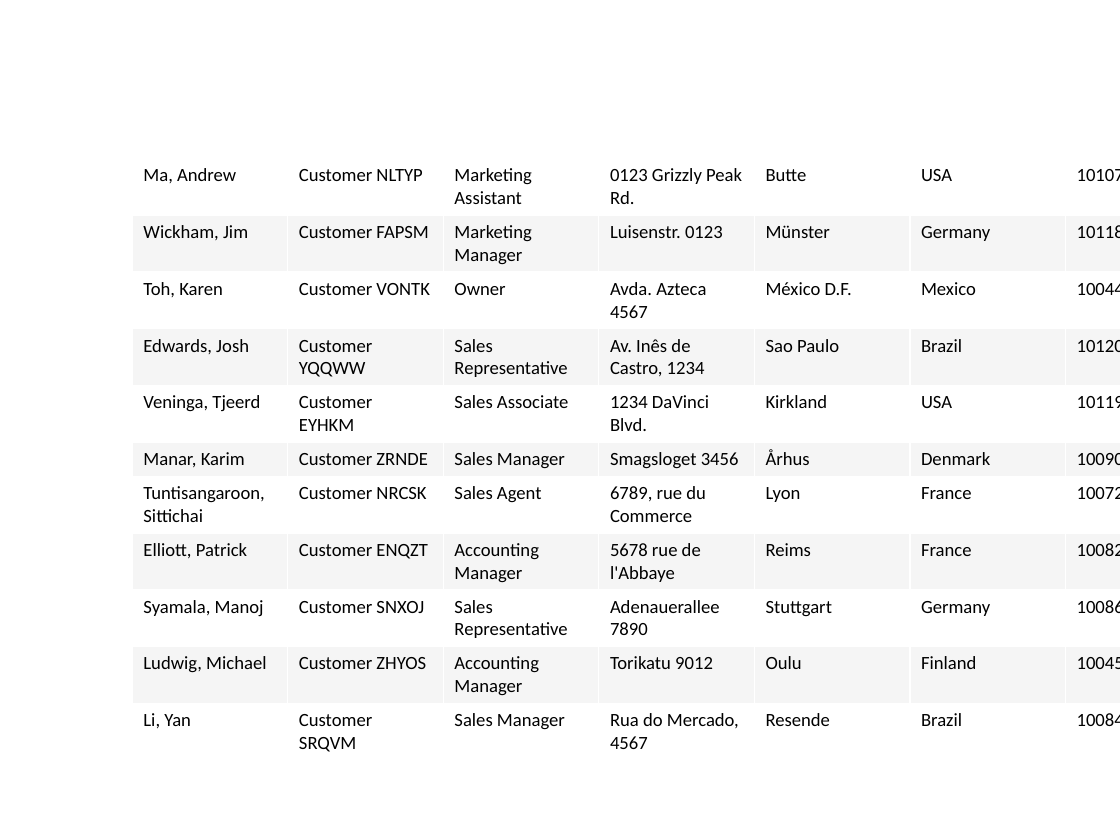
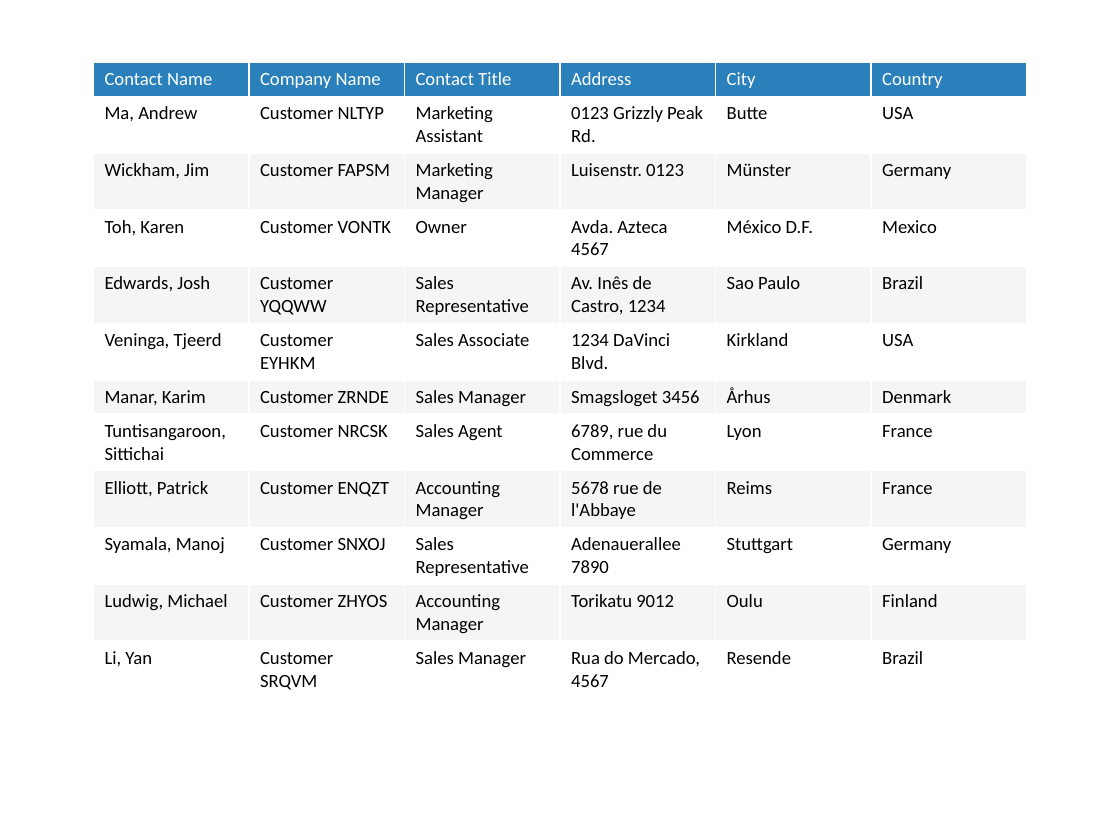
Before and after one commit to faisalsaleem101/FaisalSaleemWebApplication, a slide deck: slide 8 of Templates/UpdateExistingTable7.pptx. Drawn at 1120x840 pixels with LibreOffice and Linux fonts; fonts in the diff are those of the drawing. Boxes give left, top, right and bottom in pixels: in the first picture for what was removed or moved away, otherwise in the second. Text is boxed around its words. In the diff, an @@ line names an element or a change of style, - is before the commit and + after.

```diff
--- a/Templates/UpdateExistingTable7.pptx
+++ b/Templates/UpdateExistingTable7.pptx
@@ table at <box>93,63,1027,694</box> @@
-column 7: Postal Code | 10107 | 10118 | 10044 | 10120 | 10119 | 10090 | 10072 | 10082 | 10086 | 10045 | 10084
@@ table: place and size @@
-table at <box>132,124,1120,756</box>
+table at <box>93,63,1027,694</box>
```
Also in this commit, not shown: 9 other slides changed, 2 other files.
